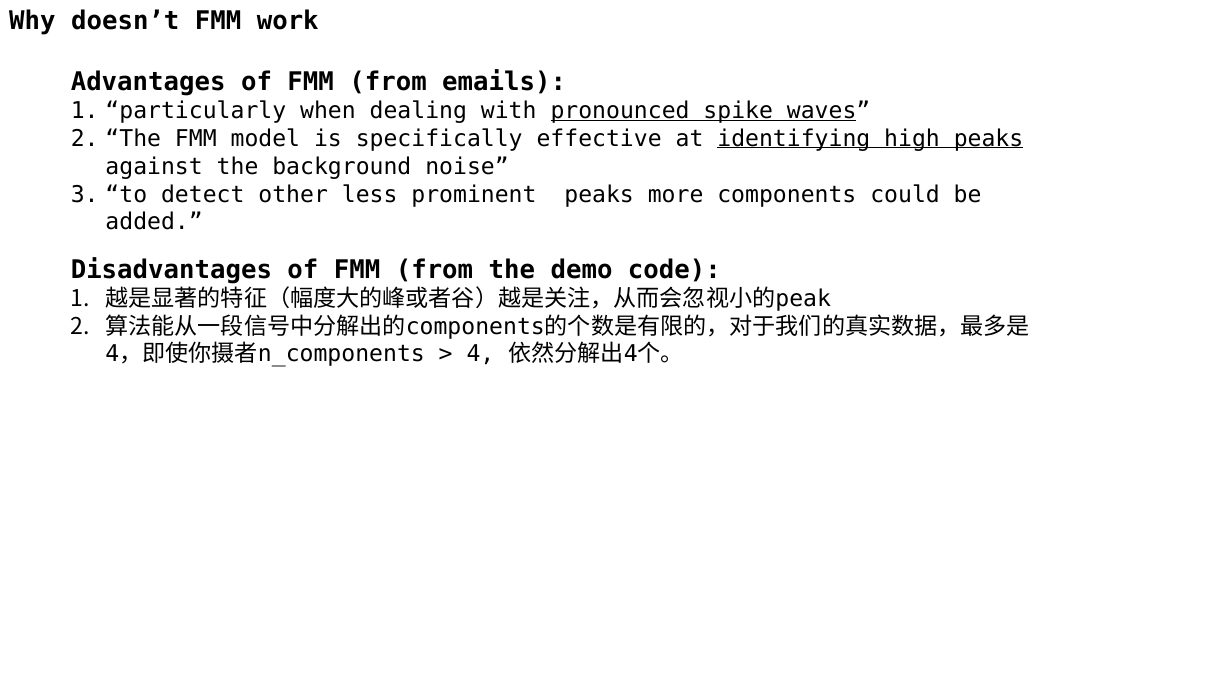
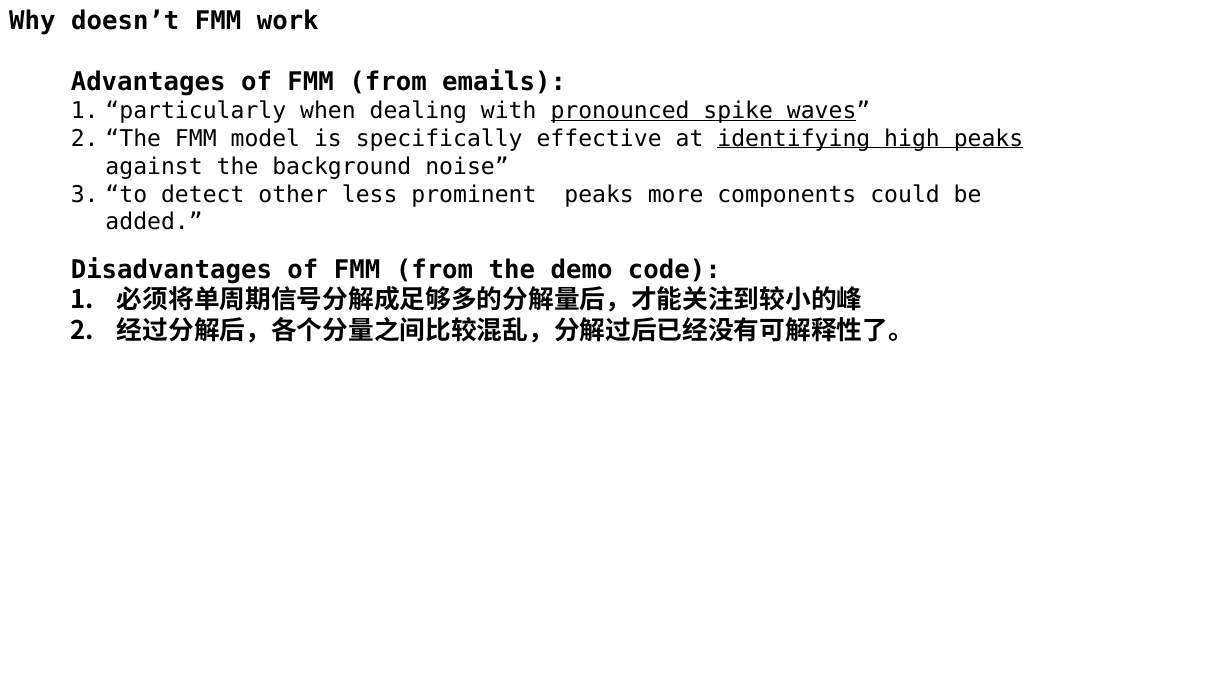
Before and after one commit to A-Big-Tortoise/Presentation, a slide deck: slide 5 of Presentation_1212_JiayuChen.pptx. Drawn at 1232x693 pixels with LibreOffice and Linux fonts; fonts in the diff are those of the drawing. Boxes give left, top, right and bottom in pixels: in the first picture for what was removed or moved away, otherwise in the second. Text is boxed around its words. In the diff, an @@ line names an element or a change of style, - is before the commit and + after.

```diff
--- a/Presentation_1212_JiayuChen.pptx
+++ b/Presentation_1212_JiayuChen.pptx
@@ text at (117,282,914,343): text changed; size 18 to 20 pt; bold on @@
-1. 越是显著的特征（幅度大的峰或者谷）越是关注，从而会忽视小的peak
-2. 算法能从一段信号中分解出的components的个数是有限的，对于我们的真实数据，最多是4，即使你摄者n_components > 4, 依然分解出4个。
+1. 必须将单周期信号分解成足够多的分解量后，才能关注到较小的峰
+2. 经过分解后，各个分量之间比较混乱，分解过后已经没有可解释性了。
```
Also in this commit, not shown: 2 other slides changed, 43 other files.
